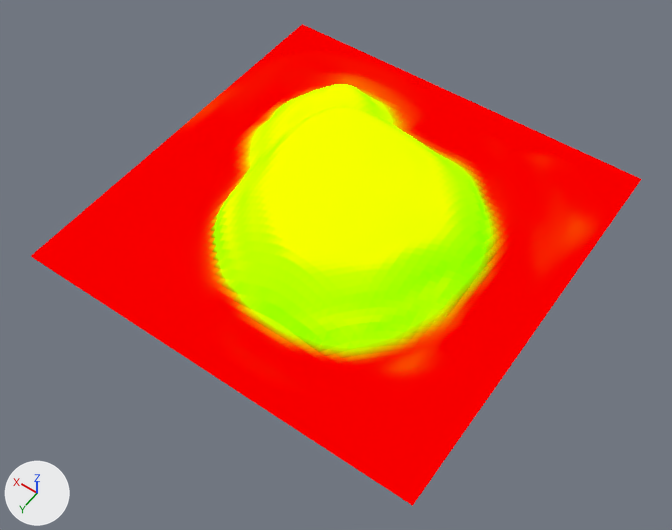
Before and after pictures for a commit that changed the Blender file src/assets/models/island/island.blend.
Rendered twice from a 50 mm camera at (-79.4, 115.3, 161.0) aimed at (-5.3, 11.4, -2.2). The lights are fixed; the arrows at lower left show +X, +Y and +Z. The first picture is the older version.
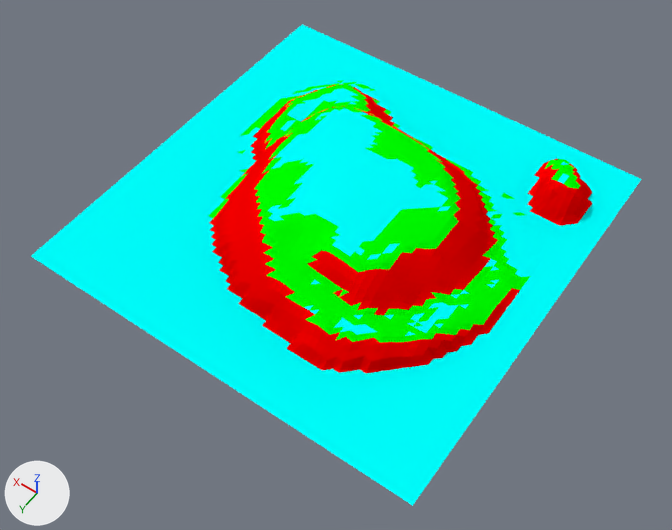
Commit message: finalish island shape

Edits to the bpy script that builds the scene:
```text
Add mat_mat_stone:
    mat_mat_stone = bpy.data.materials.new('mat_stone')
    # nodes: BsdfDiffuse, CombineColor, Math, NewGeometry, OutputMaterial, SeparateXYZ
Change me_plane_002:
    where me_plane_002.from_pydata(...)  # 4489 vertices, 4356 faces; spans x -50.0..50.0, y -50.0..50.0, z 0.0..14.8
    used by ob_plane; location = (0.0, 0.0, 0.0)
    remove me_plane_002.materials.append(mat_mat_slope)
    me_plane_002 part 1: 920 of 4489 vertices moved; they spanned x -42.4..36.4, y -42.4..34.8, z 0.0..14.5 and now span x -42.4..36.4, y -42.4..34.8, z 0.0..14.4; mean shift (0.0, 0.0, 0.8); largest move (-36.4, -31.8, 0.0) -> (-36.4, -31.8, 8.1)
    add me_plane_002.materials.append(mat_mat_stone)
```

Pixel boxes [x1, y1, x2, y2] of what changed, in the pictures (672 x 530 px; the box of a moved part takes in the faces that stretch with it):
'Plane', recoloured, reshaped (red to cyan): [31, 24, 641, 506] in both
part 1 of me_plane_002, moved or reshaped: [201, 72, 592, 378] in both
